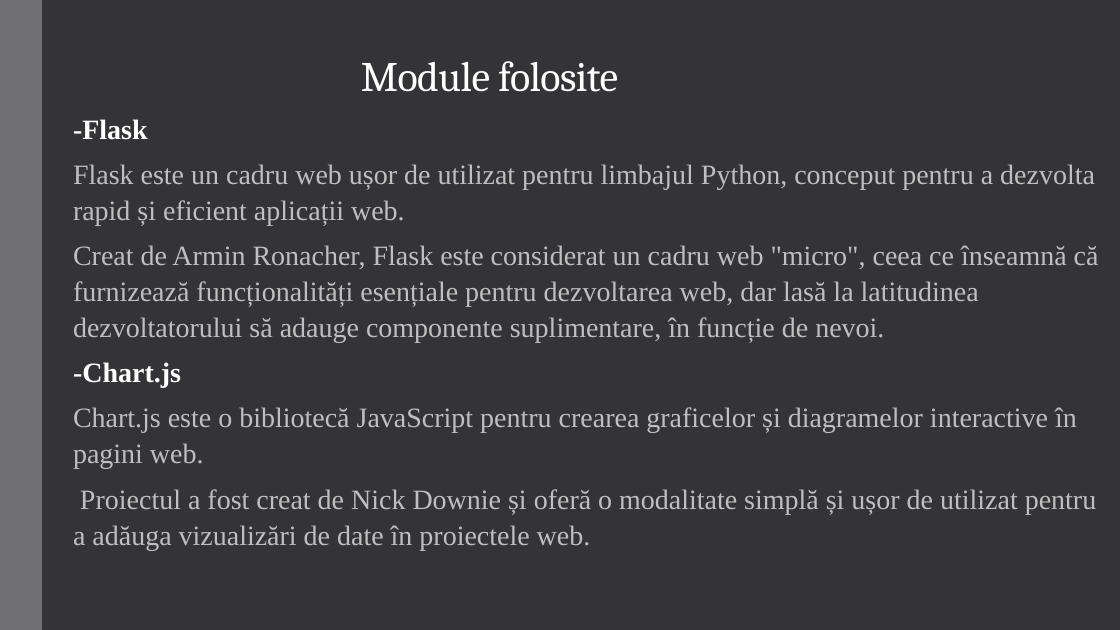
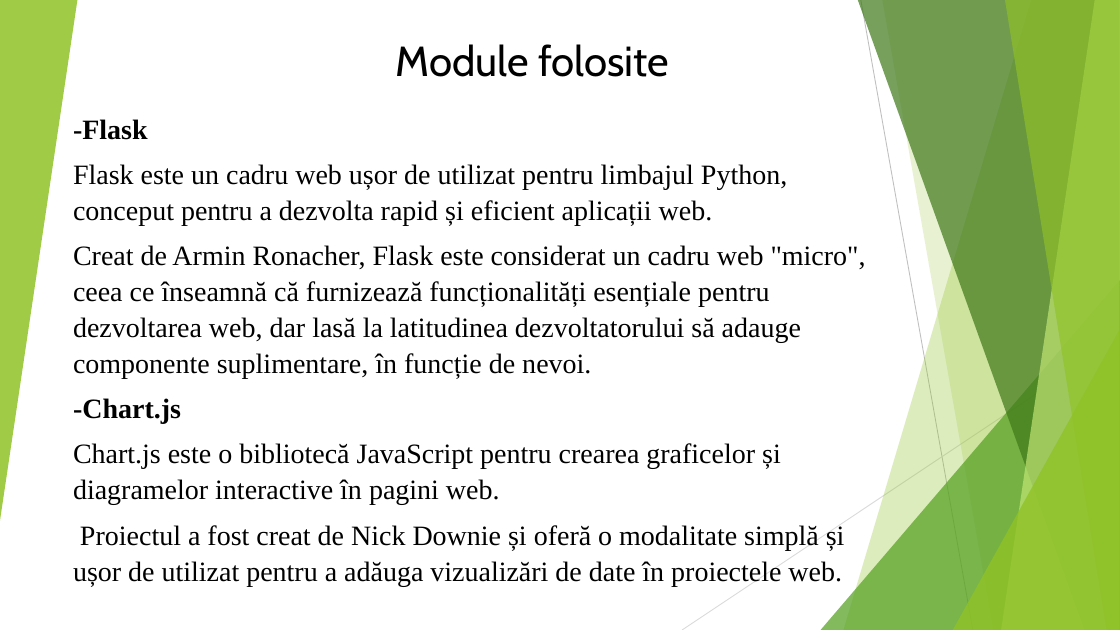
Before and after one commit to cosming20/python101project, a slide deck: slide 10 of Tracker de diabet.pptx. Drawn at 1120x630 pixels with LibreOffice and Linux fonts; fonts in the diff are those of the drawing. Boxes give left, top, right and bottom in pixels: in the first picture for what was removed or moved away, otherwise in the second. Text is boxed around its words. In the diff, an @@ line names an element or a change of style, - is before the commit and + after.

```diff
--- a/Tracker de diabet.pptx
+++ b/Tracker de diabet.pptx
@@ background #353537 to #FFFFFF @@
@@ title "Module folosite" moved from (x1=361, y1=61, x2=618, y2=92) to (x1=395, y1=44, x2=669, y2=77) @@
@@ title "Module folosite" at (x1=395, y1=44, x2=669, y2=77): font Cambria to Cabin, text colour #FFFFFF to #000000, letter spacing -0.5 to 0 pt; alignment left to right; line spacing 0.85 to 1 @@
@@ rectangle removed at (x1=0, y1=0, x2=42, y2=630) @@
@@ group added at (x1=0, y1=0, x2=1120, y2=630): 5 freeform shapes, 3 triangles, 2 lines @@
@@ text "-Flask" at (x1=73, y1=119, x2=866, y2=586): text colour #FFFFFF to #000000 in "-Flask", "-Chart.js"; text colour #BFBFBF to #000000 @@
```
Also in this commit, not shown: 11 other slides changed.
